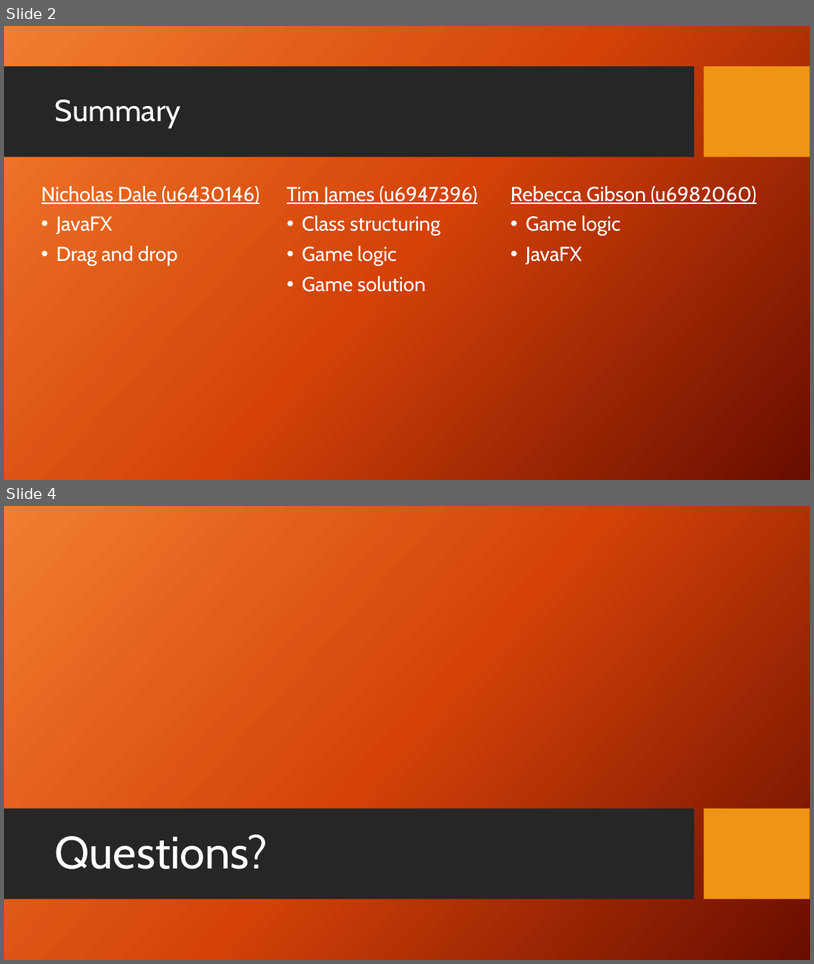
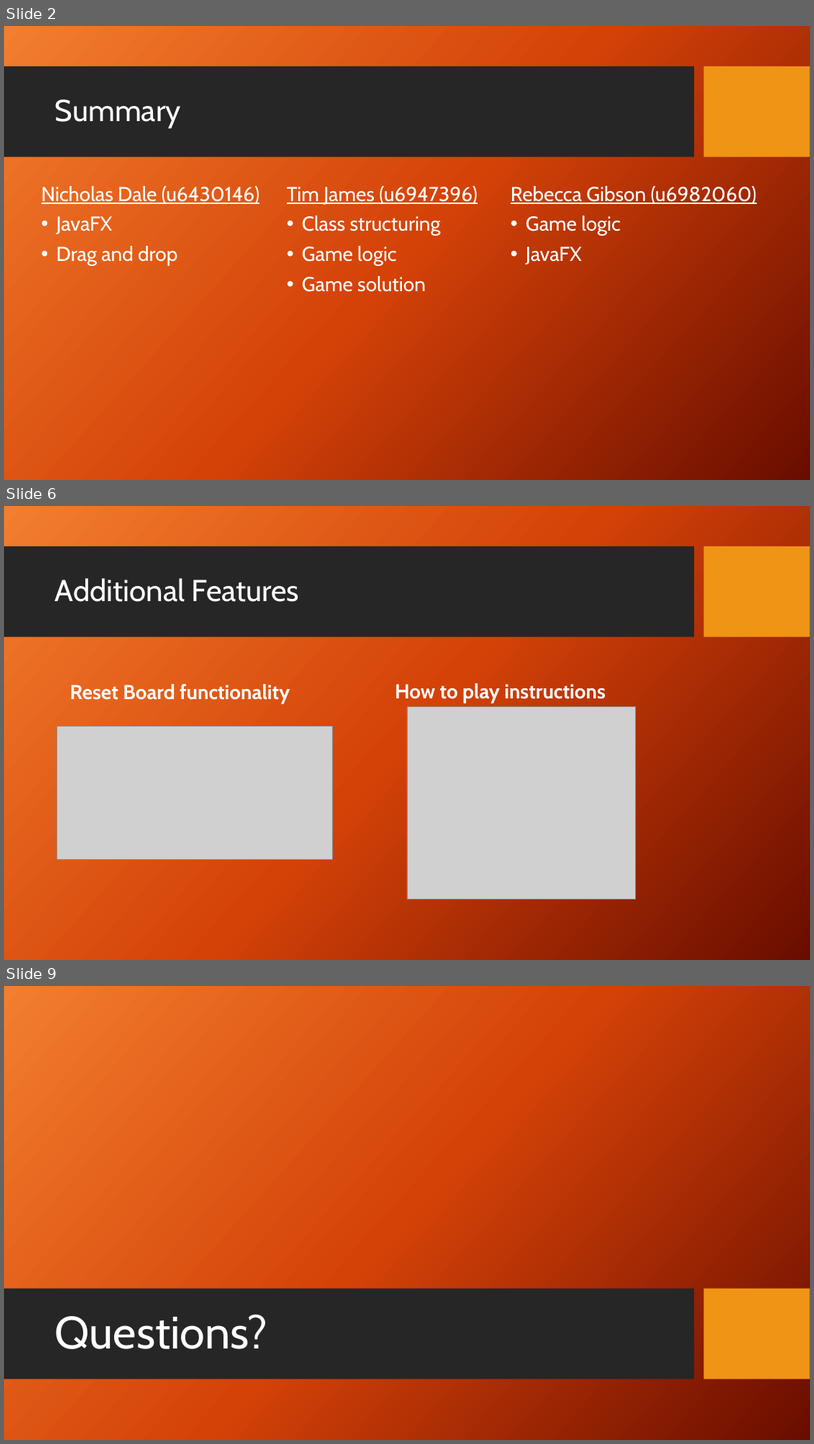
Before and after one commit to Tim-W-James/Java-Block-Puzzle-Game, a slide deck: presentation.pptx. Shown one above the other, each under a label of ours: slides 2 and 4 before the commit, slides 2, 6 and 9 after it; the slides between them are not shown. The pictures are 814x964 and 814x1444 pixels, drawn with LibreOffice and Linux fonts; fonts in the diff are those of the drawing; grey boxes stand for pictures; background and template pictures are left out. Boxes give left, top, right and bottom in pixels: in the first picture for what was removed or moved away, otherwise in the second. Text is boxed around its words. In the diff, an @@ line names an element or a change of style, - is before the commit and + after.

Commit message:
How To Play edited for detail; content added for powerpoint presentation and pdf

```diff
--- a/presentation.pptx
+++ b/presentation.pptx
@@ slide 6 added at [4, 506, 810, 960], background picture (left out); not listed: 2 template elements that a slide beside it also shows @@
@@ title added at [55, 578, 299, 602], 36 pt, text #FFFFFF @@
+Additional Features
@@ text added at [70, 684, 290, 703], 24 pt, text #FFFFFF, bold @@
+Reset Board functionality
@@ text added at [395, 683, 606, 703], 24 pt, text #FFFFFF, bold @@
+How to play instructions
@@ picture added at [407, 706, 636, 898] @@
@@ picture added at [57, 726, 333, 859] @@
@@ what was slide 4 is now slide 9 @@
```
Also in this commit, not shown: 1 slide changed, 4 other slides added, 3 other files.
